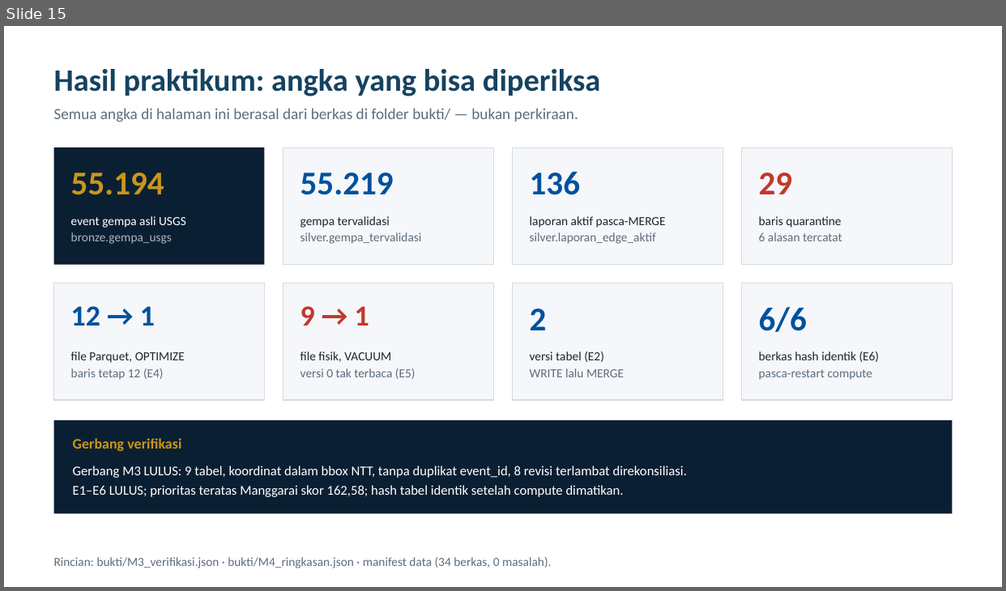
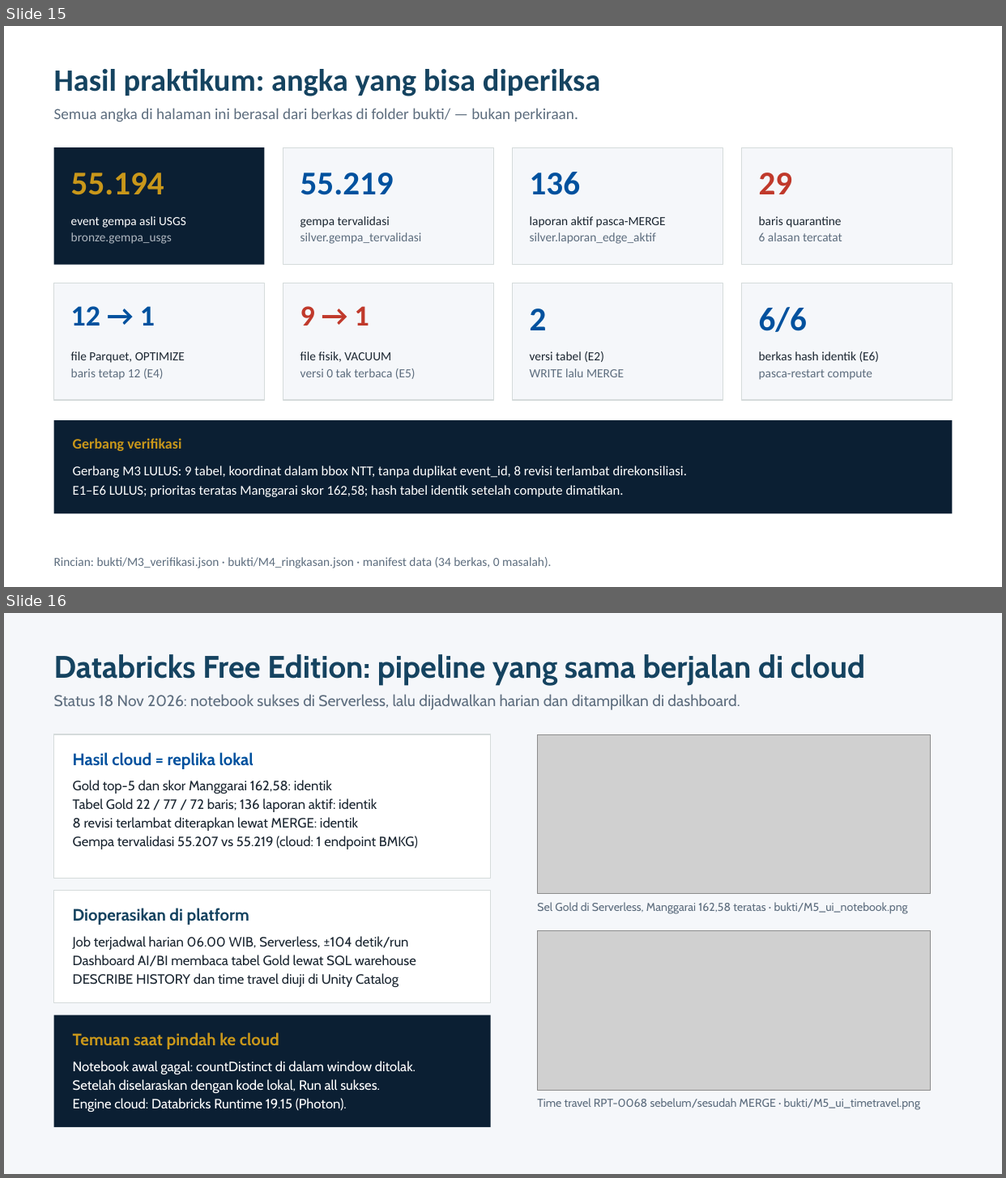
Before and after one commit to Sintasitinuriah/PABD-databrick-kel2, a slide deck: presentasi/Databricks_Kelompok2_Gempa_NTT.pptx. Shown one above the other, each under a label of ours: slide 15 before the commit, slides 15 and 16 after it. The pictures are 1006x591 and 1006x1178 pixels, drawn with LibreOffice and Linux fonts; fonts in the diff are those of the drawing; grey boxes stand for pictures. Boxes give left, top, right and bottom in pixels: in the first picture for what was removed or moved away, otherwise in the second. Text is boxed around its words. In the diff, an @@ line names an element or a change of style, - is before the commit and + after.

```diff
--- a/presentasi/Databricks_Kelompok2_Gempa_NTT.pptx
+++ b/presentasi/Databricks_Kelompok2_Gempa_NTT.pptx
@@ slide 16 added at (4, 613, 1002, 1174), background #F5F7FA @@
@@ text added at (54, 654, 865, 686), 30 pt, text #154360, bold @@
+Databricks Free Edition: pipeline yang sama berjalan di cloud
@@ text added at (54, 694, 739, 710), 15 pt, text #5D6D7E @@
+Status 18 Nov 2026: notebook sukses di Serverless, lalu dijadwalkan harian dan ditampilkan di dashboard.
@@ rectangle added at (54, 735, 491, 878), fill #FFFFFF, outline #D5DBDB 1 pt @@
@@ text added at (73, 752, 253, 769), 16 pt, text #00519E, bold @@
+Hasil cloud = replika lokal
@@ picture added at (537, 735, 930, 894) @@
@@ text added at (73, 780, 418, 850), 13 pt, text #1B2631 @@
+Gold top-5 dan skor Manggarai 162,58: identik
+Tabel Gold 22 / 77 / 72 baris; 136 laporan aktif: identik
+8 revisi terlambat diterapkan lewat MERGE: identik
+Gempa tervalidasi 55.207 vs 55.219 (cloud: 1 endpoint BMKG)
@@ rectangle added at (54, 891, 491, 1003), fill #FFFFFF, outline #D5DBDB 1 pt @@
@@ text added at (537, 902, 908, 914), 11 pt, text #5D6D7E @@
+Sel Gold di Serverless, Manggarai 162,58 teratas · bukti/M5_ui_notebook.png
@@ text added at (73, 908, 249, 925), 16 pt, text #154360, bold @@
+Dioperasikan di platform
@@ text added at (73, 936, 416, 987), 13 pt, text #1B2631 @@
+Job terjadwal harian 06.00 WIB, Serverless, ±104 detik/run
+Dashboard AI/BI membaca tabel Gold lewat SQL warehouse
+DESCRIBE HISTORY dan time travel diuji di Unity Catalog
@@ picture added at (537, 931, 930, 1091) @@
@@ rectangle added at (54, 1016, 491, 1128), fill #0B1F33 @@
@@ text added at (73, 1033, 279, 1050), 16 pt, text #C9971A, bold @@
+Temuan saat pindah ke cloud
@@ text added at (73, 1061, 415, 1112), 13 pt, text #FFFFFF @@
+Notebook awal gagal: countDistinct di dalam window ditolak.
+Setelah diselaraskan dengan kode lokal, Run all sukses.
+Engine cloud: Databricks Runtime 19.15 (Photon).
@@ text added at (537, 1098, 920, 1110), 11 pt, text #5D6D7E @@
+Time travel RPT-0068 sebelum/sesudah MERGE · bukti/M5_ui_timetravel.png
```
Also in this commit, not shown: 2 slides changed, 1 slide removed, 4 other files.
